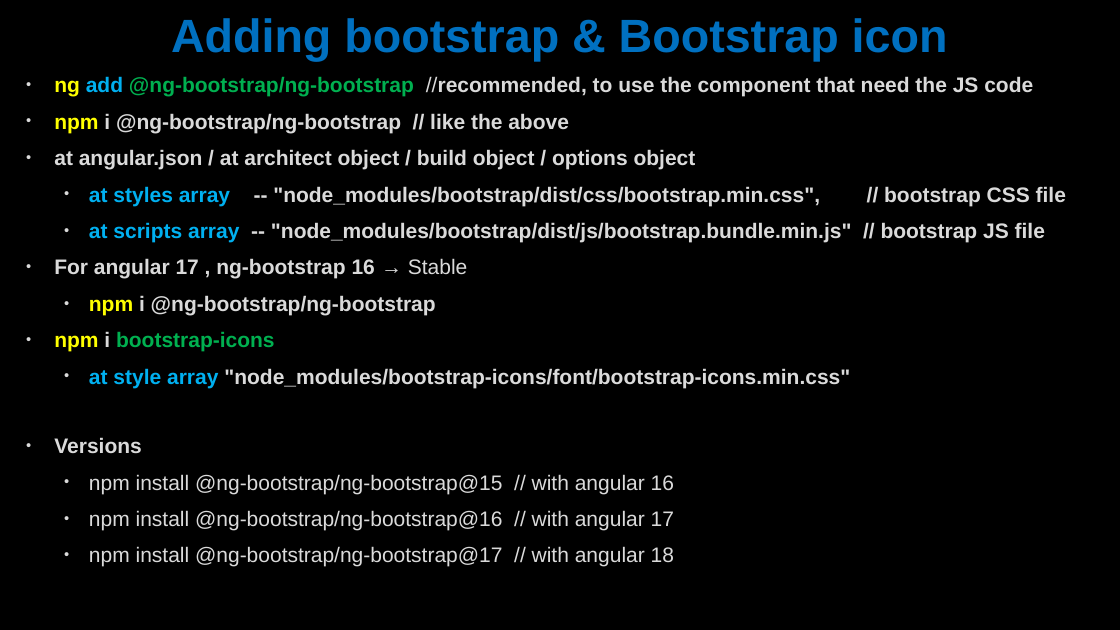
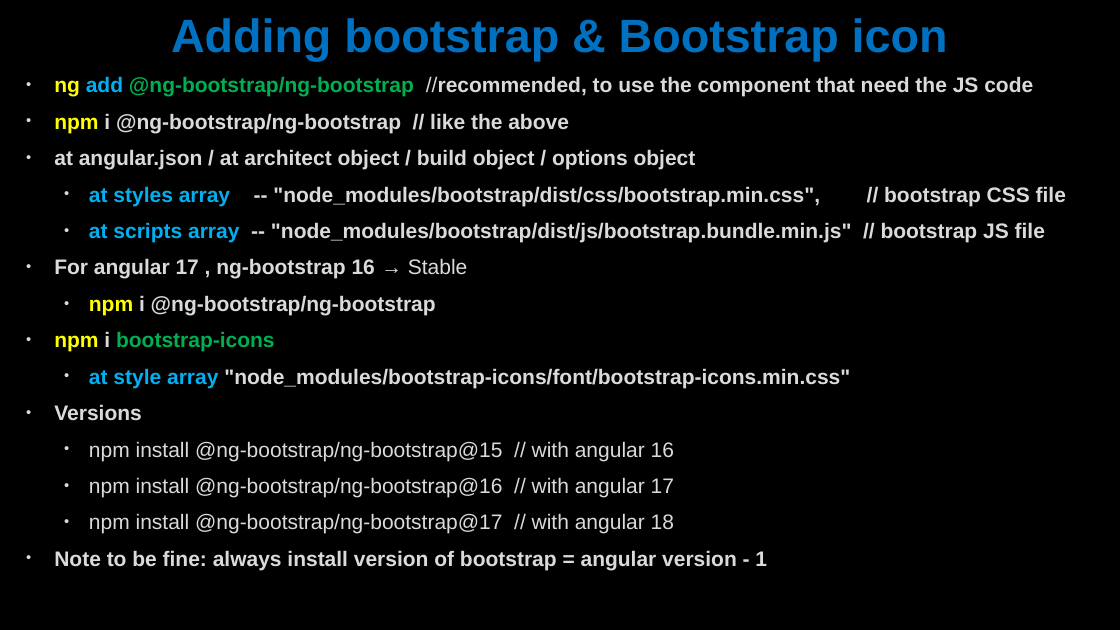
Before and after one commit to AhmedMohamedSamir1/Summary, a slide deck: slide 29 of Angular & type script/Angular.pptx. Drawn at 1120x630 pixels with LibreOffice and Linux fonts; fonts in the diff are those of the drawing; background and template pictures are left out. Boxes give left, top, right and bottom in pixels: in the first picture for what was removed or moved away, otherwise in the second. Text is boxed around its words. In the diff, an @@ line names an element or a change of style, - is before the commit and + after.

```diff
--- a/Angular & type script/Angular.pptx
+++ b/Angular & type script/Angular.pptx
@@ text at (54, 550, 767, 570): paragraph added @@
+• Note to be fine: always install version of bootstrap = angular version - 1
```
Also in this commit, not shown: 1 other file.
